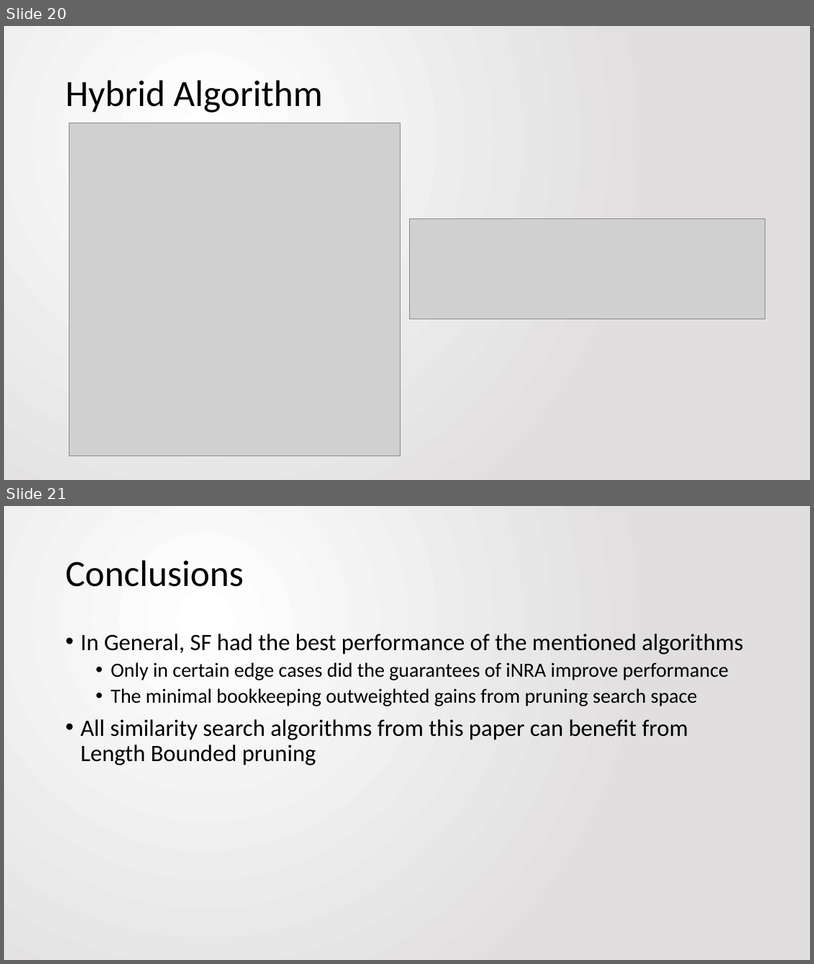
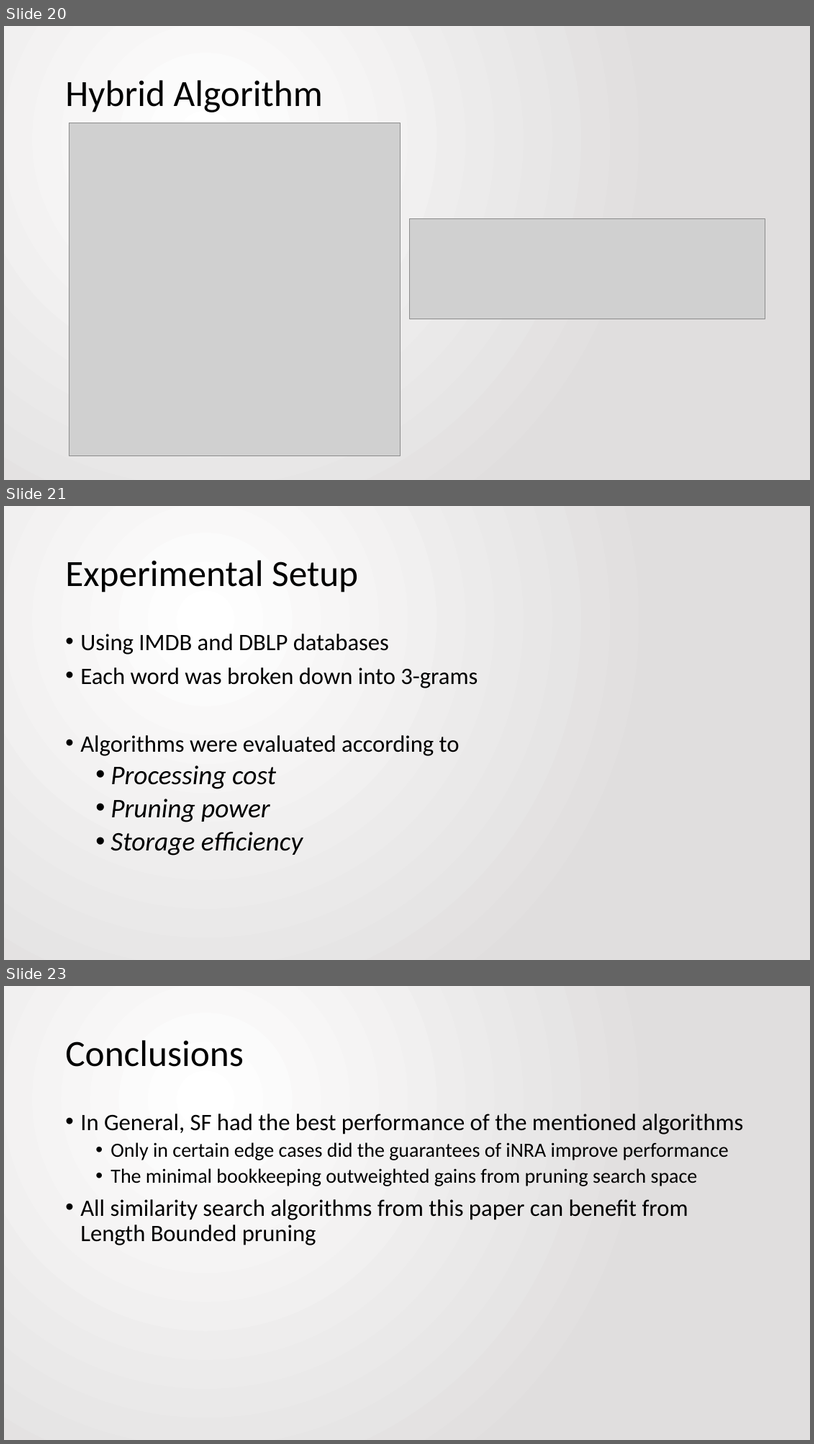
Before and after one commit to jbfitz/EECS405, a slide deck: Paper Presentation/EECS405.PattersonFitzpatrick.PaperPresentation.pptx. Shown one above the other, each under a label of ours: slides 20 and 21 before the commit, slides 20, 21 and 23 after it; the slides between them are not shown. The pictures are 814x964 and 814x1444 pixels, drawn with LibreOffice and Linux fonts; fonts in the diff are those of the drawing; grey boxes stand for pictures. Boxes give left, top, right and bottom in pixels: in the first picture for what was removed or moved away, otherwise in the second. Text is boxed around its words. In the diff, an @@ line names an element or a change of style, - is before the commit and + after.

Commit message:
Added experimental setup

```diff
--- a/Paper Presentation/EECS405.PattersonFitzpatrick.PaperPresentation.pptx
+++ b/Paper Presentation/EECS405.PattersonFitzpatrick.PaperPresentation.pptx
@@ slide 21 added at [4,506,810,960], background gradient #FFFFFF to #E1DFDF @@
@@ title added at [65,560,358,592], 44 pt, text #000000 @@
+Experimental Setup
@@ text added at [80,633,478,855], 28 pt, text #000000 @@
+• Using IMDB and DBLP databases
+• Each word was broken down into 3-grams
+• Algorithms were evaluated according to
+  • Processing cost
+  • Pruning power
+  • Storage efficiency
@@ what was slide 21 is now slide 23 @@
```
Also in this commit, not shown: 1 other slide added.
